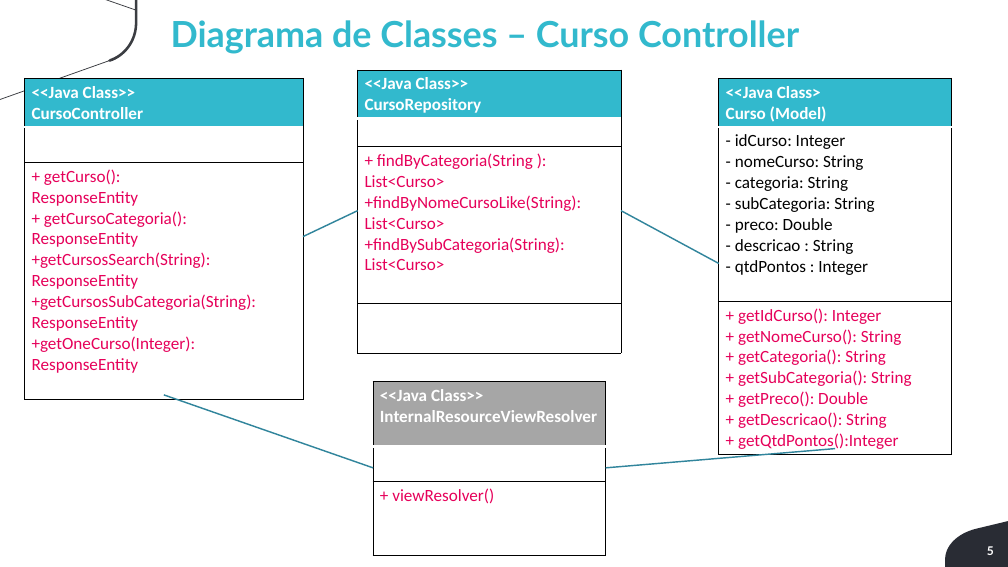
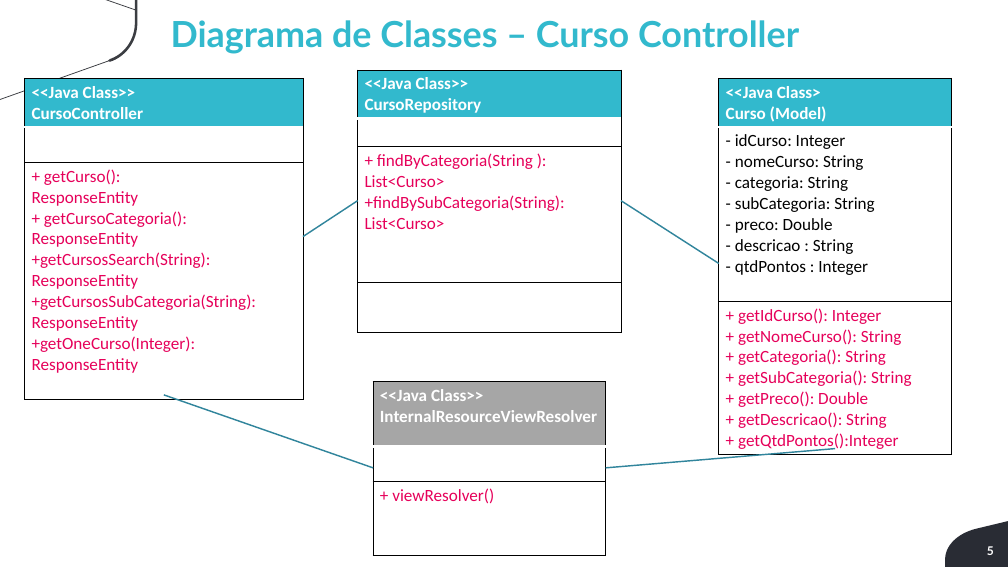
Before and after one commit to winicius-silva/viden-grupo-4-3adsb, a slide deck: slide 5 of Documentação/Engenharia de Sofware - Arq Componentes.pptx. Drawn at 1008x567 pixels with LibreOffice and Linux fonts; fonts in the diff are those of the drawing; background and template pictures are left out. Boxes give left, top, right and bottom in pixels: in the first picture for what was removed or moved away, otherwise in the second. Text is boxed around its words. In the diff, an @@ line names an element or a change of style, - is before the commit and + after.

```diff
--- a/Documentação/Engenharia de Sofware - Arq Componentes.pptx
+++ b/Documentação/Engenharia de Sofware - Arq Componentes.pptx
@@ table at [358, 70, 621, 331] @@
-row 3, column 1: + findByCategoria(String ): / List<Curso> / +findByNomeCursoLike(String): List<Curso> / +findBySubCategoria(String): / List<Curso>
+row 3, column 1: + findByCategoria(String ): / List<Curso> / +findBySubCategoria(String): / List<Curso>
@@ line moved from (303, 237) - (358, 211) to (303, 237) - (358, 201) @@
@@ line moved from (621, 211) - (719, 263) to (621, 201) - (719, 263) @@
```
Also in this commit, not shown: 3 other slides changed, 1 other file.
